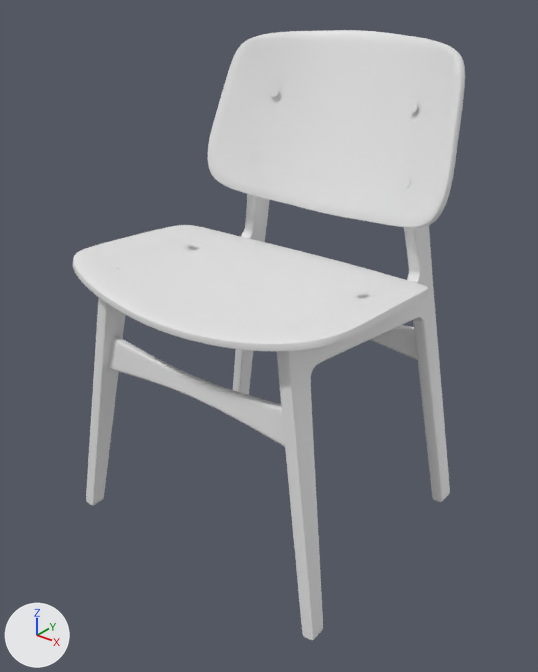
A saved change to the Blender file low_poly_yt/chair.blend.
Camera for both pictures: a camera (50 mm lens) standing at (3.59, -4.51, 4.51) and looking at (0.06, -0.1, 1.78). Lighting does not change. The marker at lower left points along +X, +Y and +Z.

The first picture shows 'Circle', 'Circle.001', 'Circle.006', 'Circle.007', 'back-panel', 'backside', 'front-panel', 'leg', 'seat'.
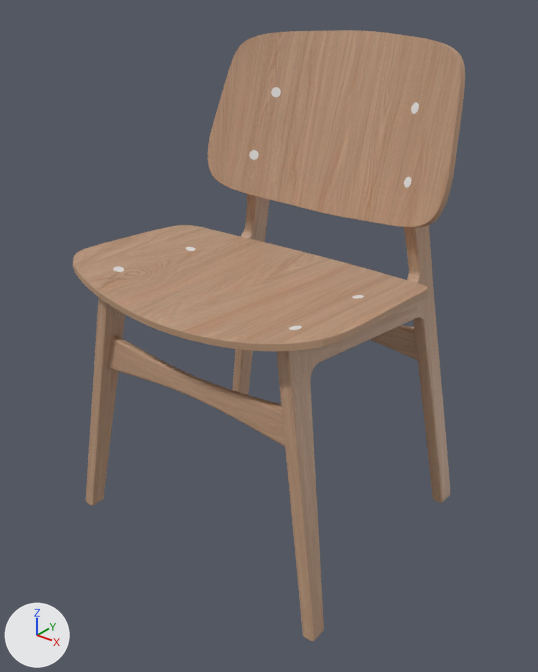
Commit message: feat: a chair

The change, as a diff of the scene's bpy script:
```diff
--- a/low_poly_yt/chair.blend.py
+++ b/low_poly_yt/chair.blend.py
@@ me_cube @@
 # used by ob_leg; location = (0.99, -0.73, 1.71); rotation_euler = (0.0, -0.164, 0.0), in degrees (0, -9.4, 0); scale = (-0.111, -0.0961, -0.0966)
-me_cube.from_pydata(...)  # 144 vertices, 113 faces; spans x -0.5..0.0, y -19.3..4.4, z -21.5..17.9
+me_cube.from_pydata(...)  # 271 vertices, 255 faces; spans x 0.6..1.3, y -1.2..1.1, z 0.0..3.8
+# me_cube part 1: 144 vertices removed from x -0.5..0.0, y -19.3..4.4, z -21.5..17.9; 271 vertices added at x 0.6..1.3, y -1.2..1.1, z 0.0..3.8
+me_cube.materials.append(mat_material)  # picture img_poliigon_woodveneeroak_7760_basecolor_jpg
@@ me_plane_001 @@
 # used by ob_seat; location = (0.0, -0.21, 2.48); scale = (1.35, 0.933, 1.31)
-me_plane_001.from_pydata(...)  # 16 vertices, 9 faces; spans x 0.0..0.98, y -1.15..1.06, z -0.24..-0.04
+me_plane_001.from_pydata(...)  # 56 vertices, 54 faces; spans x -0.98..0.98, y -1.15..1.06, z -0.24..0.0
+# me_plane_001 part 2: 40 vertices added at x -0.98..0.97, y -1.15..1.06, z -0.2..0.0
+# me_plane_001 part 3: 9 faces spanning x 0.0..0.98, y -1.15..1.06, z -0.24..-0.04 switch from no material to mat_material (picture img_poliigon_woodveneeroak_7760_basecolor_jpg)
@@ me_plane_002 @@
 # used by ob_backside; location = (0.0, 0.59, 3.56); rotation_euler = (1.571, 0.0, 0.0), in degrees (90, 0, 0)
-me_plane_002.from_pydata(...)  # 20 vertices, 12 faces; spans x 0.0..1.233, y -0.97..0.525, z -0.715..0.042
+me_plane_002.from_pydata(...)  # 70 vertices, 68 faces; spans x -1.233..1.233, y -0.97..0.539, z -0.715..0.086
+# me_plane_002 part 4
+# 12 faces are deleted
+# 50 vertices are added at x -1.233..1.213, y -0.956..0.539, z -0.679..0.086
+# 68 new faces join them
+# me_plane_002 part 5: 12 faces spanning x 0.0..1.233, y -0.97..0.525, z -0.715..0.042 switch from no material to mat_material (picture img_poliigon_woodveneeroak_7760_basecolor_jpg)
@@ me_cube_002 @@
 # used by ob_front_panel; location = (0.0, -1.0, 1.27); rotation_euler = (-0.114, 0.0, 0.0), in degrees (-6.5, 0, 0)
-me_cube_002.from_pydata(...)  # 16 vertices, 11 faces; spans x 0.0..0.983, y -0.039..0.052, z 0.211..0.531
+me_cube_002.from_pydata(...)  # 24 vertices, 22 faces; spans x -0.983..0.983, y -0.039..0.052, z 0.211..0.531
+# me_cube_002 part 6
+# 8 vertices are added at x -0.983..-0.925, y -0.031..0.046, z 0.211..0.531
+# 11 new faces join them
+# me_cube_002 part 7: 11 faces spanning x 0.0..0.983, y -0.039..0.052, z 0.211..0.531 switch from no material to mat_material (picture img_poliigon_woodveneeroak_7760_basecolor_jpg)
@@ me_cube_003 @@
 # used by ob_back_panel; location = (0.0, 0.95, 1.2); rotation_euler = (0.066, 0.0, 0.0), in degrees (3.8, 0, 0)
-me_cube_003.from_pydata(...)  # 16 vertices, 11 faces; spans x 0.0..0.995, y -0.039..0.052, z 0.211..0.531
+me_cube_003.from_pydata(...)  # 24 vertices, 22 faces; spans x -0.995..0.995, y -0.039..0.052, z 0.211..0.531
+# me_cube_003 part 8: 11 faces spanning x 0.0..0.995, y -0.039..0.052, z 0.211..0.531 switch from no material to mat_material (picture img_poliigon_woodveneeroak_7760_basecolor_jpg)
@@ ob_leg @@
 ob_leg = bpy.data.objects.new('leg', me_cube)
-ob_leg.location = (0.99, -0.73, 1.71)
-ob_leg.rotation_euler = (0.0, -0.164, 0.0)  # degrees (0, -9.4, 0)
-ob_leg.scale = (-0.111, -0.0961, -0.0966)
-_m = ob_leg.modifiers.new('Mirror', 'MIRROR')
-_m.use_clip = True
+ob_leg.location = (0.0, 0.0, 0.0)
 _m = ob_leg.modifiers.new('Subdivision', 'SUBSURF')
@@ ob_seat @@
 ob_seat.scale = (1.35, 0.933, 1.31)
-_m = ob_seat.modifiers.new('Mirror', 'MIRROR')
-_m.use_clip = True
 _m = ob_seat.modifiers.new('Subdivision', 'SUBSURF')
@@ ob_seat @@
 _m = ob_seat.modifiers.new('Subdivision', 'SUBSURF')
 _m.render_levels = 3
-_m = ob_seat.modifiers.new('Solidify', 'SOLIDIFY')
-_m.thickness = 0.04
-_m.offset = 1.0
 _m = ob_seat.modifiers.new('Bevel', 'BEVEL')
@@ ob_backside @@
 ob_backside.rotation_euler = (1.571, 0.0, 0.0)  # degrees (90, 0, 0)
-_m = ob_backside.modifiers.new('Mirror', 'MIRROR')
-_m.use_clip = True
 _m = ob_backside.modifiers.new('Subdivision', 'SUBSURF')
@@ ob_backside @@
 _m = ob_backside.modifiers.new('Subdivision', 'SUBSURF')
 _m.render_levels = 3
-_m = ob_backside.modifiers.new('Solidify', 'SOLIDIFY')
-_m.thickness = 0.05
-_m.offset = 1.0
 _m = ob_backside.modifiers.new('Bevel', 'BEVEL')
@@ ob_front_panel @@
 ob_front_panel.rotation_euler = (-0.114, 0.0, 0.0)  # degrees (-6.5, 0, 0)
-_m = ob_front_panel.modifiers.new('Mirror', 'MIRROR')
-_m.use_clip = True
 _m = ob_front_panel.modifiers.new('Subdivision', 'SUBSURF')
@@ ob_circle_006 @@
 ob_circle_006 = bpy.data.objects.new('Circle.006', me_circle_007)
-ob_circle_006.location = (-0.79, 0.74, 3.03)
+ob_circle_006.location = (-0.8, 0.75, 3.03)
 ob_circle_006.rotation_euler = (1.295, 0.189, 0.371)  # degrees (74, 11, 21)
@@ ob_circle_007 @@
 ob_circle_007 = bpy.data.objects.new('Circle.007', me_circle_008)
-ob_circle_007.location = (-0.7, 0.92, 3.58)
+ob_circle_007.location = (-0.7, 0.95, 3.57)
 ob_circle_007.rotation_euler = (1.296, 0.176, 0.343)  # degrees (74, 10, 20)
```

Location of each change, [x1, y1, x2, y2] in pixels of the pictures (538 x 672 px):
'leg', reshaped, moved, modifiers changed, turned, rescaled: before [86, 194, 450, 640]; after [86, 194, 450, 642]
'Circle.007', reshaped, modifiers changed, moved: before [269, 87, 417, 113]; after [271, 87, 419, 114]
'Circle.006', reshaped, modifiers changed, moved: before [249, 150, 411, 187]; after [249, 150, 411, 188]
part 2 of me_plane_001, added (beige): after [73, 225, 428, 351]
part 3 of me_plane_001, recoloured: before [73, 225, 429, 351]
part 4 of me_plane_002, built on (beige): after [208, 30, 465, 228]
part 5 of me_plane_002, recoloured: before [208, 30, 465, 228]
part 6 of me_cube_002, added (brown): after [108, 336, 195, 396]
part 7 of me_cube_002, recoloured (grey to brown): [191, 377, 285, 447] in both
part 8 of me_cube_003, recoloured (grey to brown): [370, 325, 418, 360] in both
